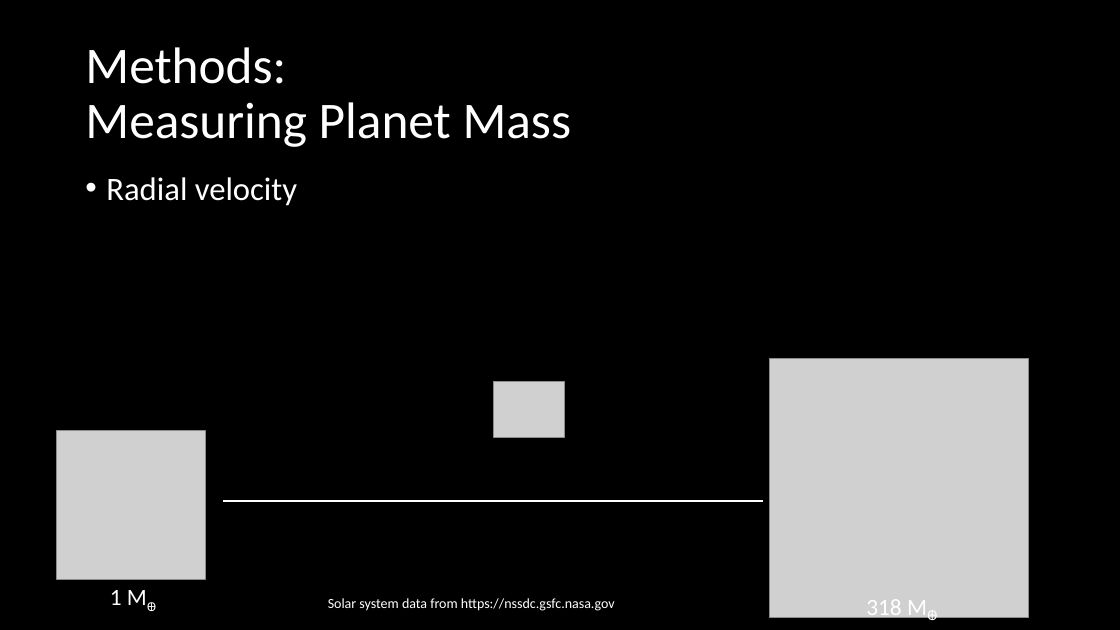
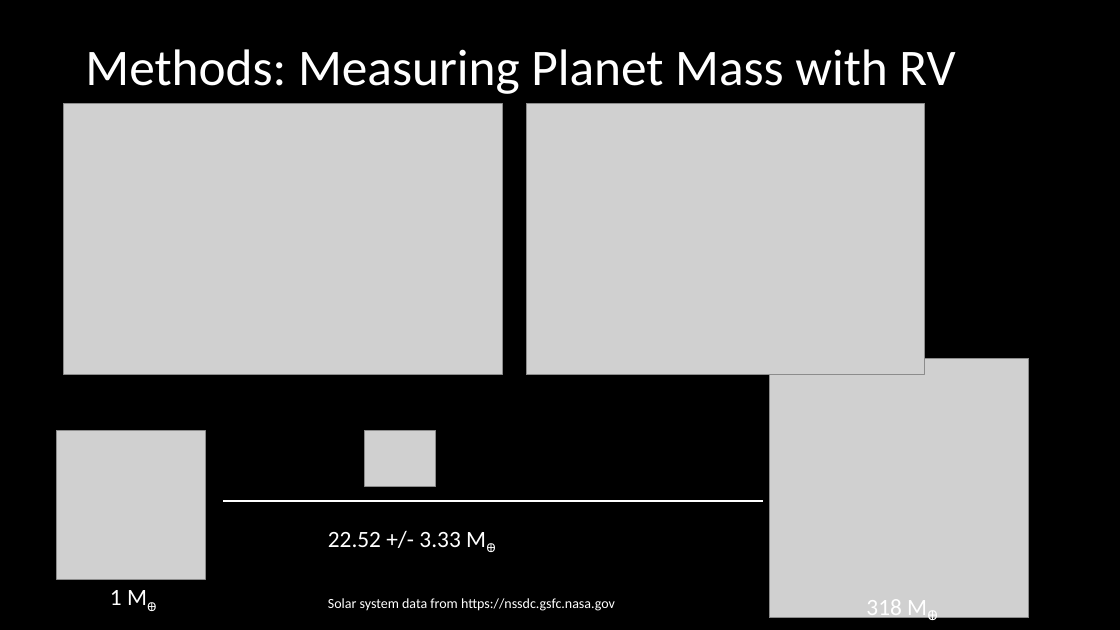
Before and after one commit to karishseebaluck/Astron_5205, a slide deck: slide 3 of Project_2/AstroProject2_SlideDeck.pptx. Drawn at 1120x630 pixels with LibreOffice and Linux fonts; fonts in the diff are those of the drawing; grey boxes stand for pictures. Boxes give left, top, right and bottom in pixels: in the first picture for what was removed or moved away, otherwise in the second. Text is boxed around its words. In the diff, an @@ line names an element or a change of style, - is before the commit and + after.

```diff
--- a/Project_2/AstroProject2_SlideDeck.pptx
+++ b/Project_2/AstroProject2_SlideDeck.pptx
@@ title at (85,49,955,94): text changed @@
-Methods:
-Measuring Planet Mass
+Methods: Measuring Planet Mass with RV
@@ picture added at (64,104,502,376) @@
@@ picture added at (526,104,925,376) @@
@@ text removed at (106,177,297,206) @@
-• Radial velocity
@@ picture: place and size @@
-picture at (493,381,565,437)
+picture at (365,431,436,486)
@@ text added at (328,532,460,547), 20 pt, text #FFFFFF @@
+22.52 +/- 3.33 MꚚ
```
Also in this commit, not shown: 7 other slides changed, 1 slide added, 1 slide removed.
